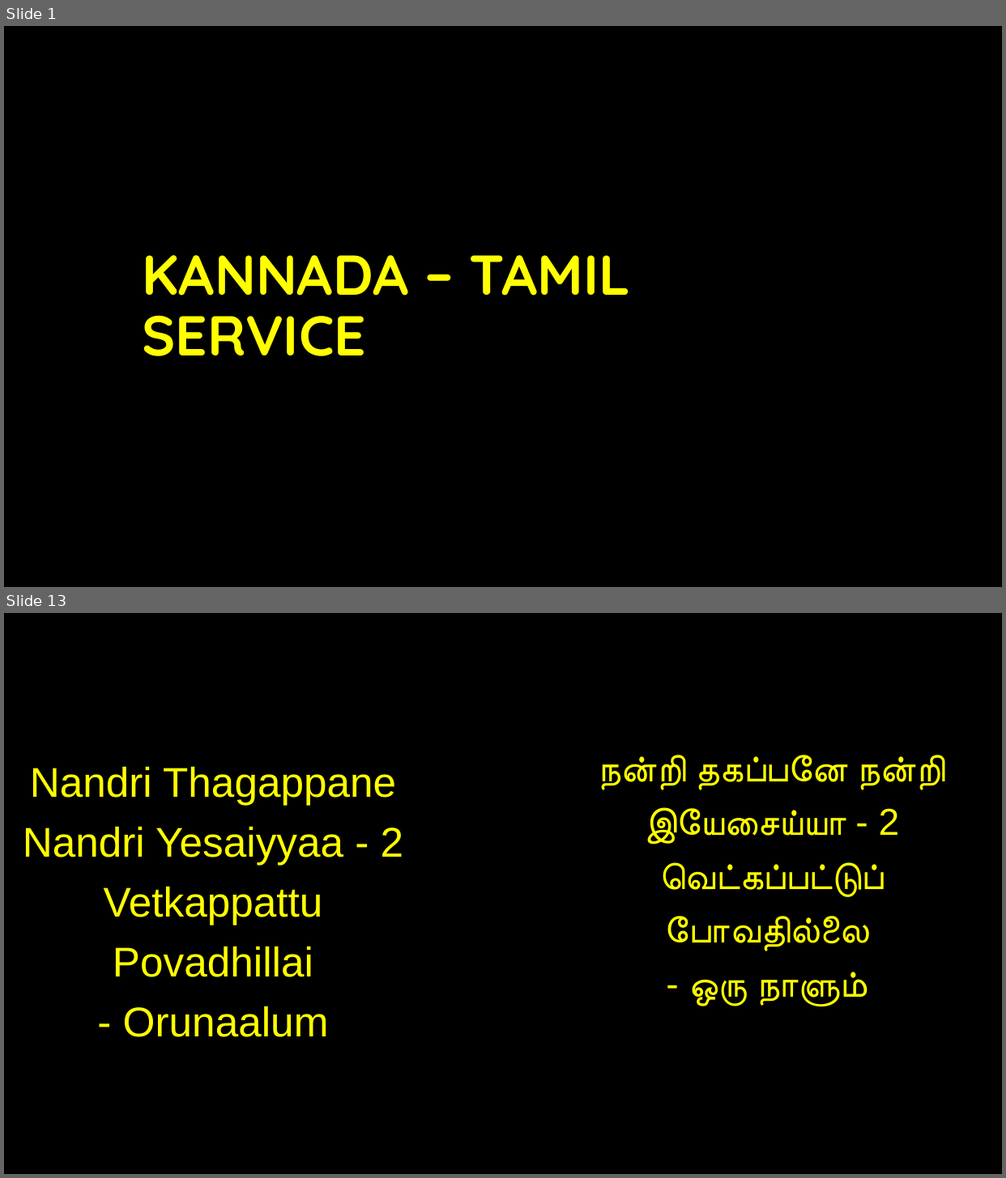
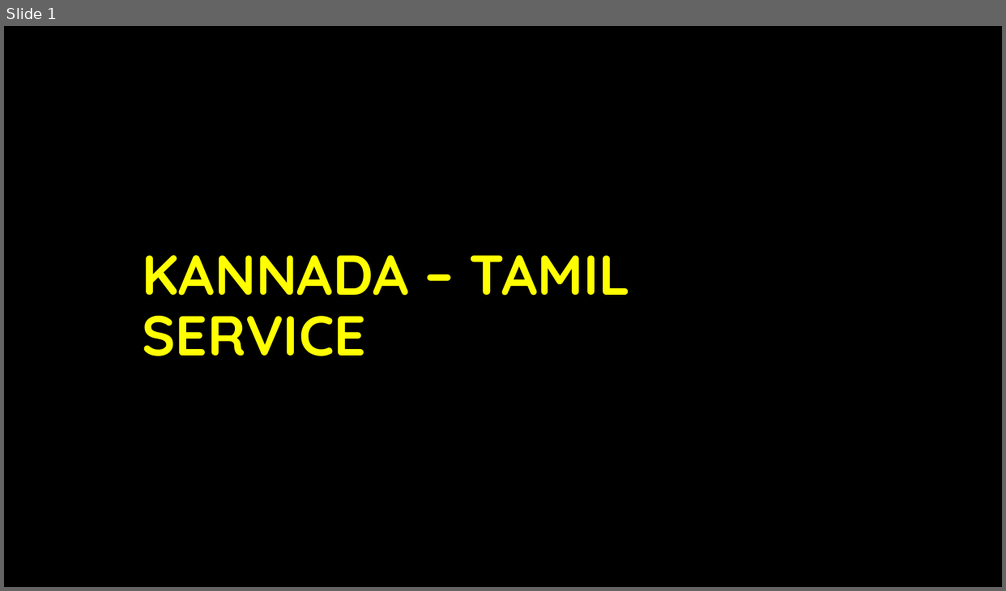
Before and after one commit to bkumarn002/ELBTL-SONGS, a slide deck: KANNADA/27TH_JULY/27th July Worship PPT.pptx. Shown one above the other, each under a label of ours: slides 1 and 13 before the commit, slide 1 after it; the slides between them are not shown. The pictures are 1006x1178 and 1006x591 pixels, drawn with LibreOffice and Linux fonts; fonts in the diff are those of the drawing; background and template pictures are left out. Boxes give left, top, right and bottom in pixels: in the first picture for what was removed or moved away, otherwise in the second. Text is boxed around its words. In the diff, an @@ line names an element or a change of style, - is before the commit and + after.

```diff
--- a/KANNADA/27TH_JULY/27th July Worship PPT.pptx
+++ b/KANNADA/27TH_JULY/27th July Worship PPT.pptx
@@ slide 13 removed at <box>4,613,1002,1174</box>, background #000000 @@
@@ text removed at <box>599,755,945,1007</box> @@
-நன்றி தகப்பனே நன்றி இயேசைய்யா - 2
-வெட்கப்பட்டுப்
-போவதில்லை
-- ஒரு நாளும்
@@ text removed at <box>23,766,404,1037</box> @@
-Nandri Thagappane Nandri Yesaiyyaa - 2
-Vetkappattu Povadhillai
-- Orunaalum
```
Also in this commit, not shown: 5 slides changed, 55 other slides removed.
